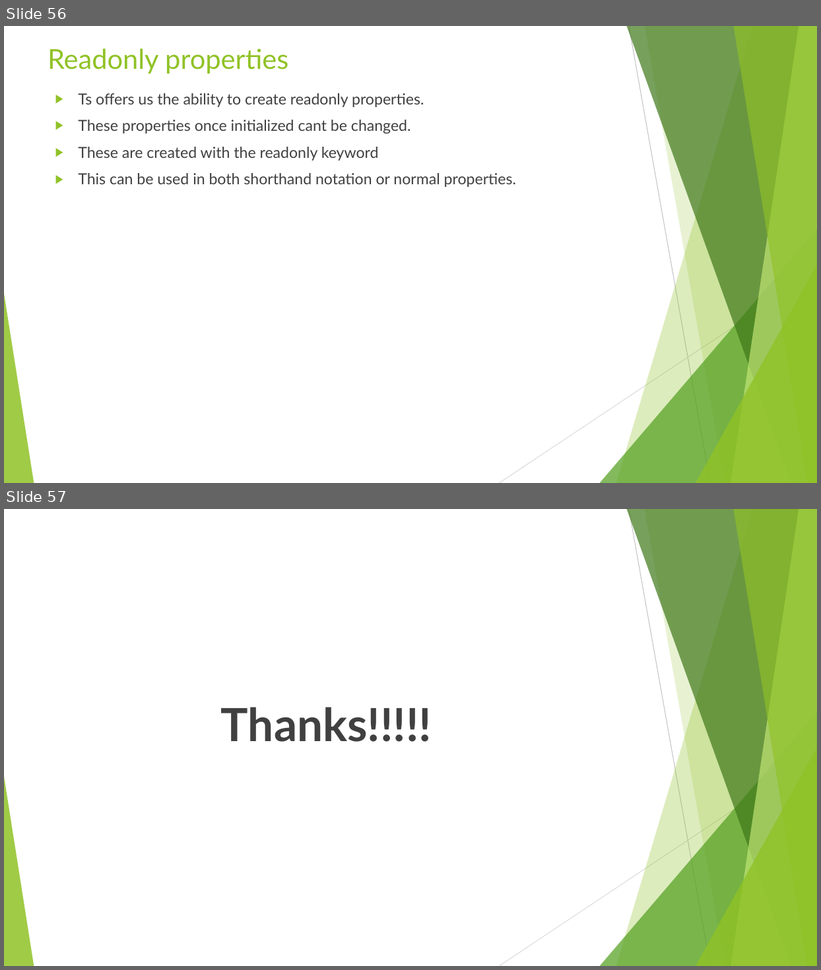
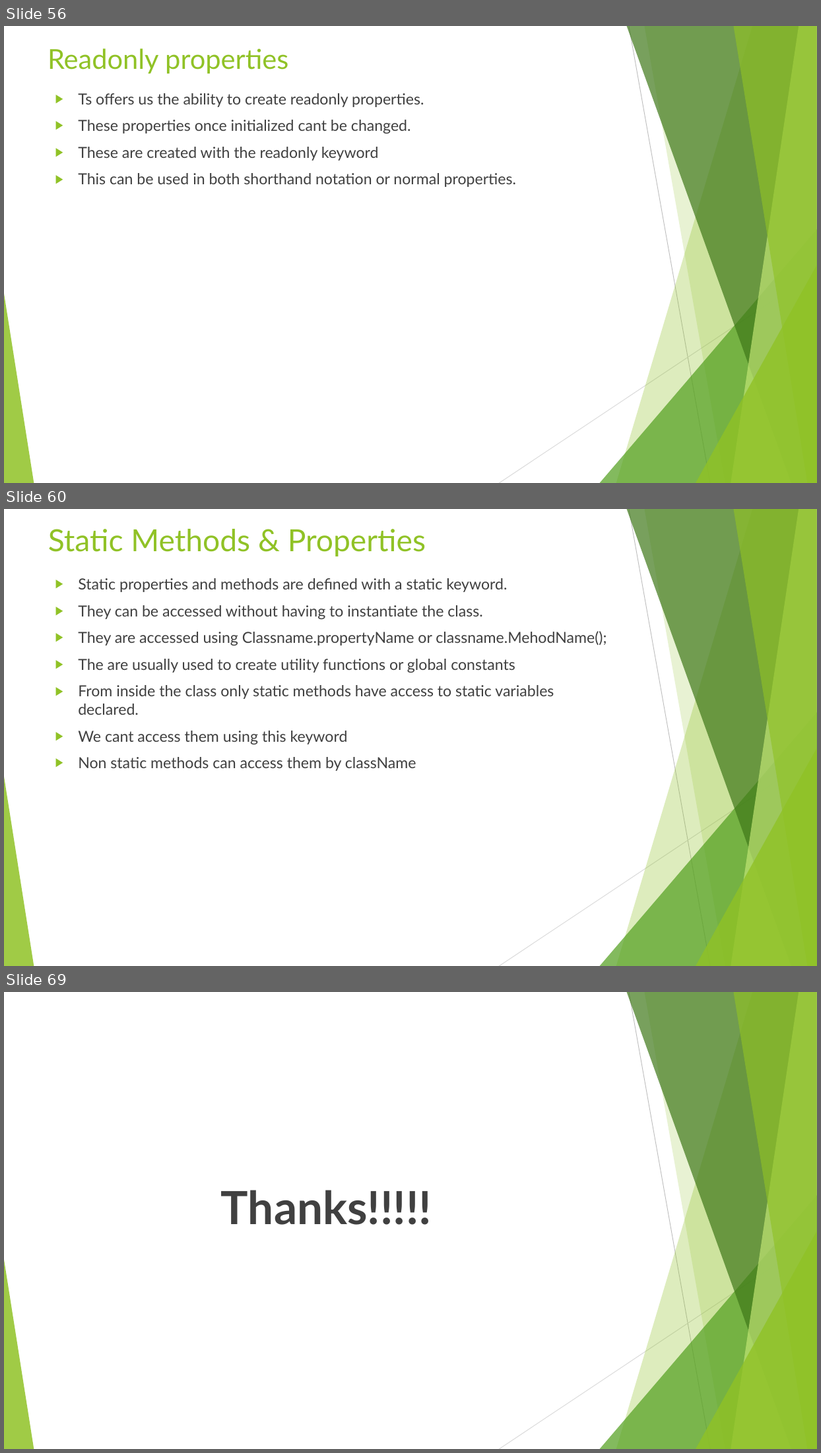
Before and after one commit to rudhrainfogain/TypeScript, a slide deck: PPT/TypeScriptv5.pptx. Shown one above the other, each under a label of ours: slides 56 and 57 before the commit, slides 56, 60 and 69 after it; the slides between them are not shown. The pictures are 821x970 and 821x1453 pixels, drawn with LibreOffice and Linux fonts; fonts in the diff are those of the drawing. Boxes give left, top, right and bottom in pixels: in the first picture for what was removed or moved away, otherwise in the second. Text is boxed around its words. In the diff, an @@ line names an element or a change of style, - is before the commit and + after.

Commit message:
Classes and Interfaces Complete

```diff
--- a/PPT/TypeScriptv5.pptx
+++ b/PPT/TypeScriptv5.pptx
@@ slide 60 added at bbox=[4, 509, 817, 966], background #FFFFFF; not listed: 10 template elements that a slide beside it also shows @@
@@ title added at bbox=[48, 529, 426, 557], 36 pt, text #90C226 @@
+Static Methods & Properties
@@ text added at bbox=[78, 578, 607, 771], 18 pt, text #404040 @@
+▶ Static properties and methods are defined with a static keyword.
+▶ They can be accessed without having to instantiate the class.
+▶ They are accessed using Classname.propertyName or classname.MehodName();
+▶ The are usually used to create utility functions or global constants
+▶ From inside the class only static methods have access to static variables declared.
+▶ We cant access them using this keyword
+▶ Non static methods can access them by className
@@ what was slide 57 is now slide 69 @@
```
Also in this commit, not shown: 1 slide changed, 11 other slides added, 3 other files.
